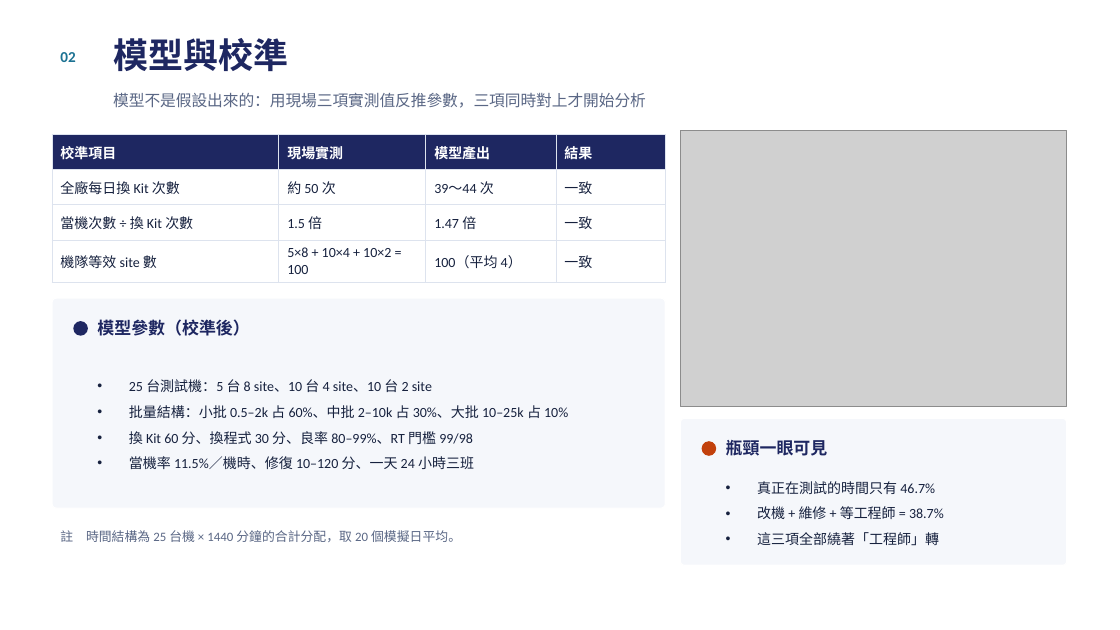
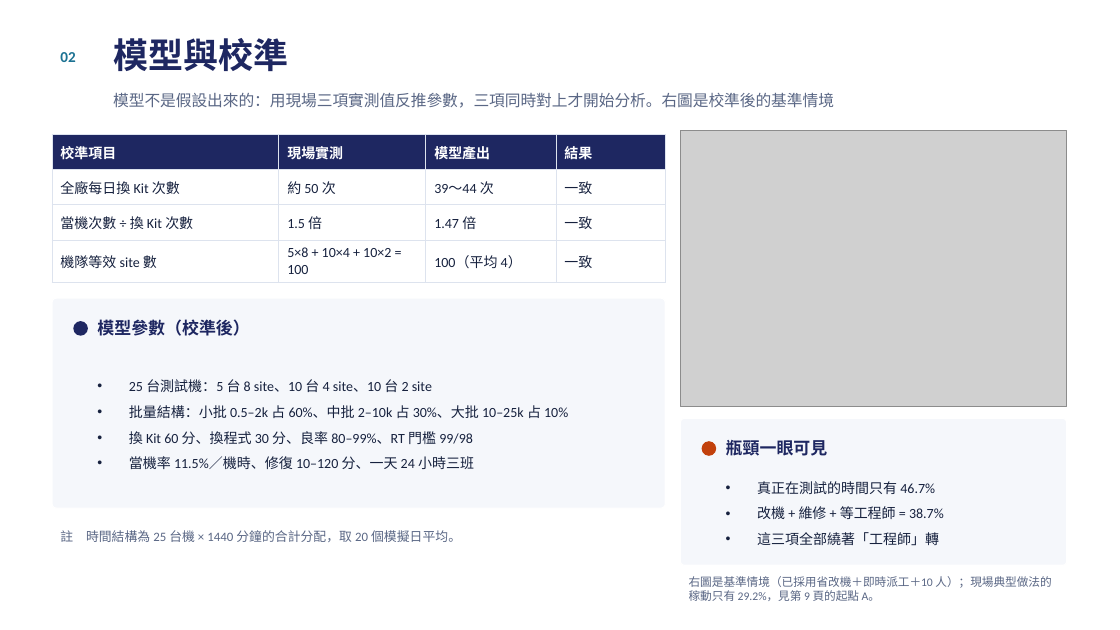
Before and after one commit to cnshow2025/my-factory, a slide deck: slide 3 of docs/測試排程分析報告.pptx. Drawn at 1120x630 pixels with LibreOffice and Linux fonts; fonts in the diff are those of the drawing; grey boxes stand for pictures. Boxes give left, top, right and bottom in pixels: in the first picture for what was removed or moved away, otherwise in the second. Text is boxed around its words. In the diff, an @@ line names an element or a change of style, - is before the commit and + after.

```diff
--- a/docs/測試排程分析報告.pptx
+++ b/docs/測試排程分析報告.pptx
@@ text at box(113, 93, 834, 108): text changed @@
-模型不是假設出來的：用現場三項實測值反推參數，三項同時對上才開始分析
+模型不是假設出來的：用現場三項實測值反推參數，三項同時對上才開始分析。右圖是校準後的基準情境
@@ text added at box(689, 576, 1051, 601), 10 pt, text #5A6785 @@
+右圖是基準情境（已採用省改機＋即時派工＋10 人）；現場典型做法的稼動只有 29.2%，見第 9 頁的起點 A。
```
Also in this commit, not shown: 6 other slides changed, 3 other files.
